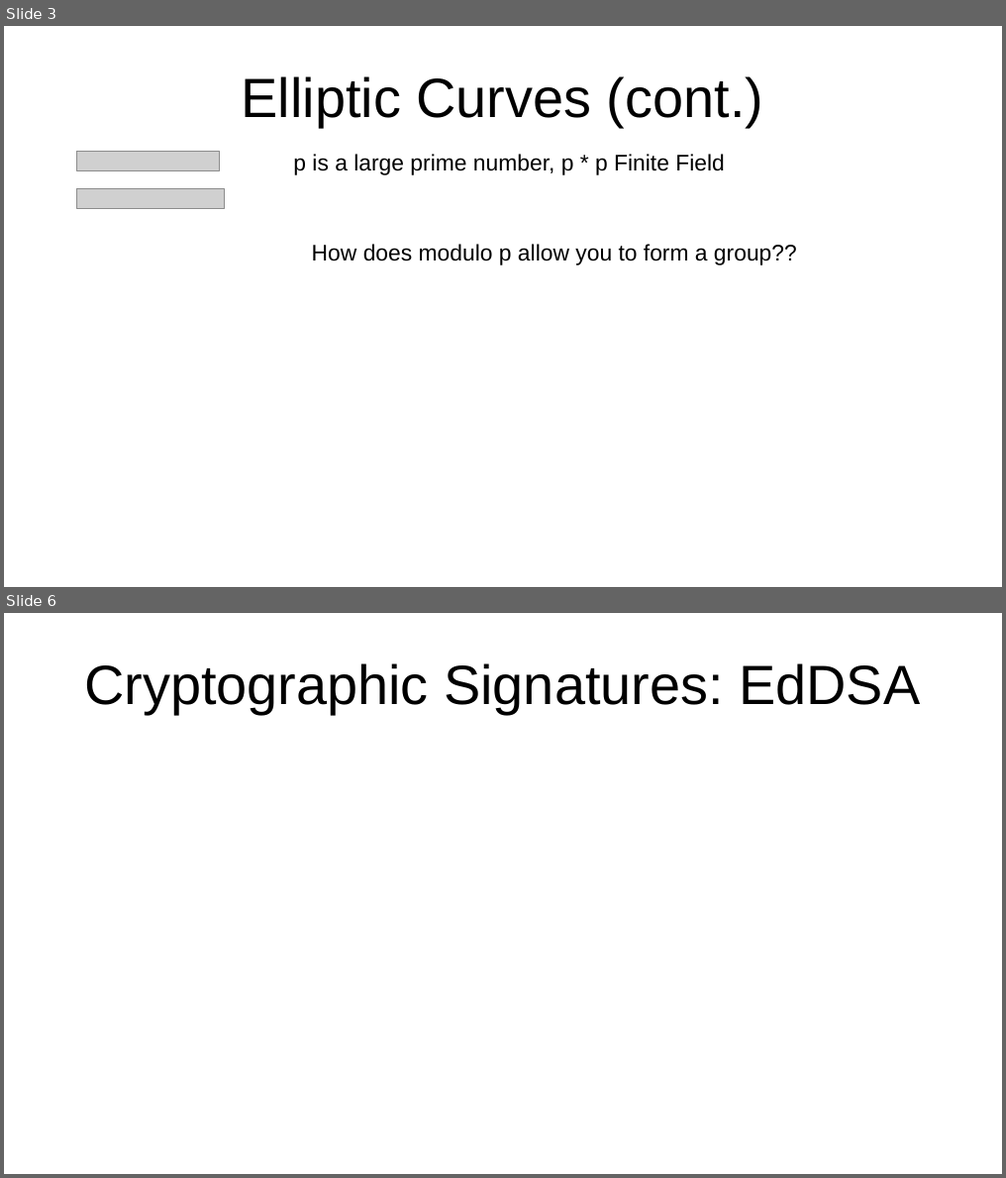
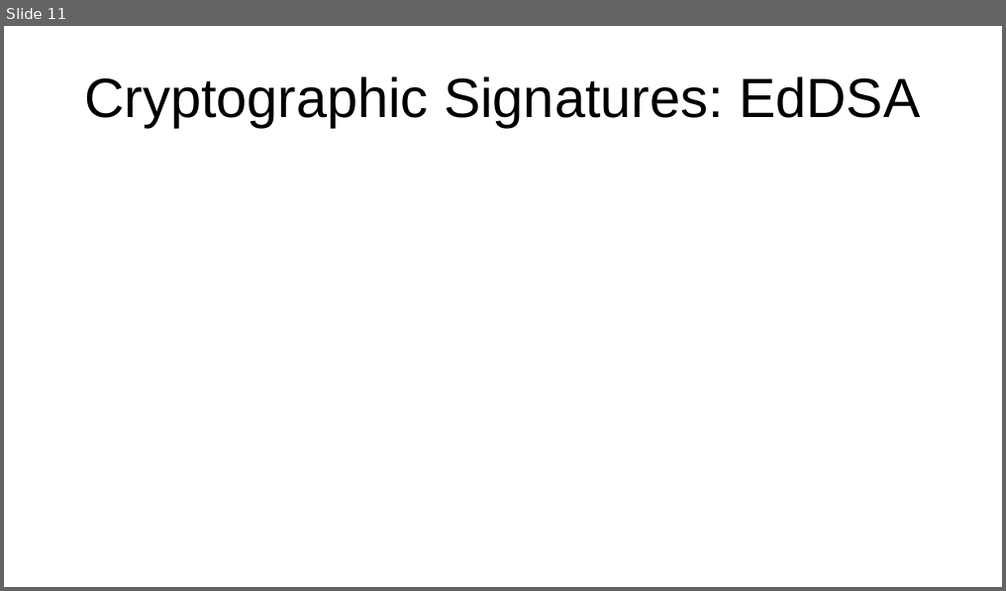
Before and after one commit to bshambaugh/Explorations-of-Category-Theory-for-Self-Sovereign-Identity, a slide deck: resources/IIW35_fA2022_cat_theory_for_SSI.odp. Shown one above the other, each under a label of ours: slides 3 and 6 before the commit, slide 11 after it; the slides between them are not shown. The pictures are 1006x1178 and 1006x591 pixels, drawn with LibreOffice and Linux fonts; fonts in the diff are those of the drawing; grey boxes stand for pictures. Boxes give left, top, right and bottom in pixels: in the first picture for what was removed or moved away, otherwise in the second. Text is boxed around its words. In the diff, an @@ line names an element or a change of style, - is before the commit and + after.

```diff
--- a/resources/IIW35_fA2022_cat_theory_for_SSI.odp
+++ b/resources/IIW35_fA2022_cat_theory_for_SSI.odp
@@ slide 3 removed at (4, 26, 1002, 587), background #FFFFFF @@
@@ title removed at (242, 76, 763, 127) @@
-Elliptic Curves (cont.)
@@ picture removed at (76, 151, 220, 171) @@
@@ text removed at (293, 154, 725, 175) @@
-p is a large prime number, p * p Finite Field
@@ picture removed at (76, 189, 224, 209) @@
@@ text removed at (312, 244, 797, 266) @@
-How does modulo p allow you to form a group??
@@ what was slide 6 is now slide 11 @@
```
Also in this commit, not shown: 5 slides changed, 10 slides added, 2 other slides removed, 1 other file.
